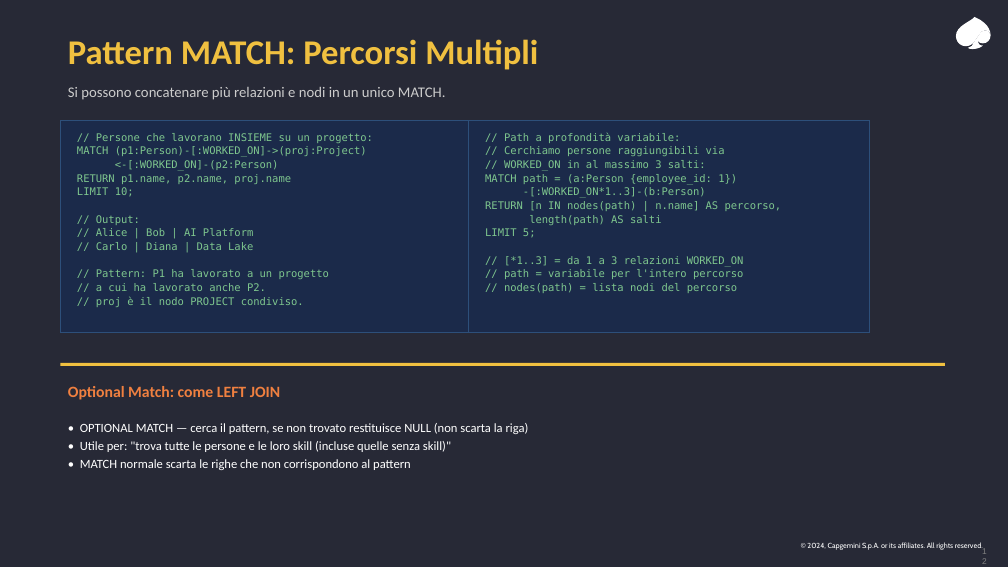
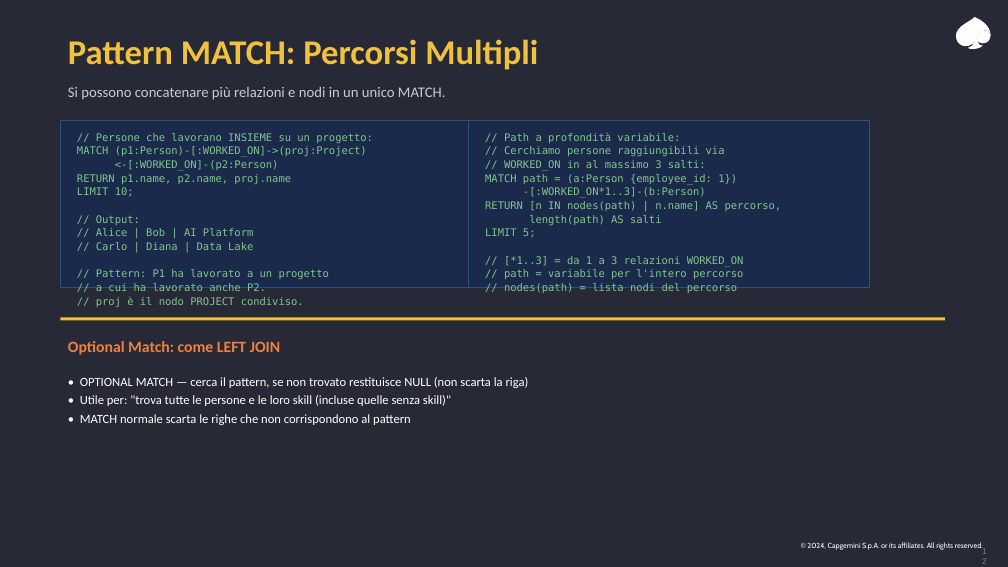
Before and after one commit to leobcc/neo4j-training-course-material, a slide deck: slide 12 of slides/session-01/session-01.pptx. Drawn at 1008x567 pixels with LibreOffice and Linux fonts; fonts in the diff are those of the drawing. Boxes give left, top, right and bottom in pixels: in the first picture for what was removed or moved away, otherwise in the second. Text is boxed around its words. In the diff, an @@ line names an element or a change of style, - is before the commit and + after.

Commit message:
Fix Session 1 slide layout overflow issues (27 slides)

```diff
--- a/slides/session-01/session-01.pptx
+++ b/slides/session-01/session-01.pptx
@@ rectangle resized from (x1=60, y1=121, x2=476, y2=333) to (x1=60, y1=121, x2=476, y2=287) @@
@@ rectangle resized from (x1=469, y1=121, x2=870, y2=333) to (x1=469, y1=121, x2=870, y2=287) @@
@@ 2 texts, 1 rectangle moved together from (x1=60, y1=363, x2=945, y2=470) to (x1=60, y1=318, x2=945, y2=425) @@
```
Also in this commit, not shown: 10 other slides changed, 1 slide added.
